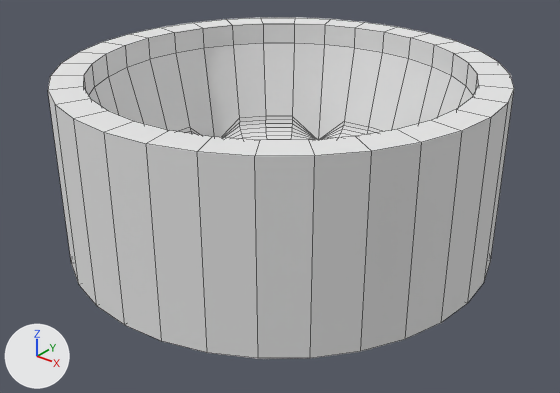
The OBJ model models/Wheel.obj: old version first, new version second.
Rendered twice from a 50 mm lens placed at (66.5, -32.8, 17.6), pointed at (41.0, -0.9, -2.2). The lights are fixed; the arrows at lower left show +X, +Y and +Z. Mesh edges are drawn as thin lines. Where no turn or scale is listed for an object, it has been applied to the vertices.
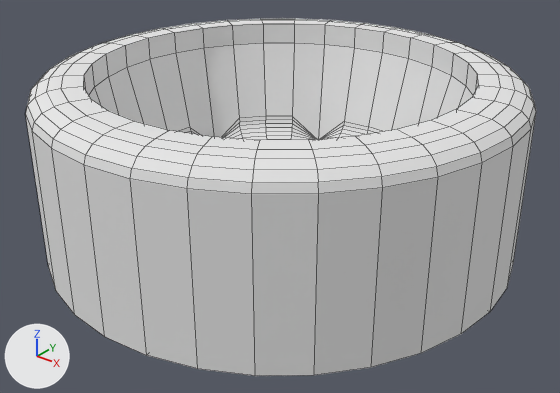
What differs and where, as boxes [x1, y1, x2, y2] in the pictures (560 x 393 px):
'Cylinder', reshaped (10% wider)
    before: [48, 17, 514, 359]
    after: [25, 18, 536, 376]
part 1 of me_cylinder, built on
    before: [48, 90, 514, 359]
    after: [25, 18, 536, 376]

Edits to the bpy script that builds the scene:
```text
Change me_cylinder:
    used by ob_cylinder; location = (0.0, 0.0, 0.0)
    remove me_cylinder.from_pydata(...)  # 640 vertices, 640 faces; spans x 27.8..52.8, y -12.5..12.5, z -5.1..5.2
    add me_cylinder.from_pydata(...)  # 768 vertices, 768 faces; spans x 26.6..54.1, y -13.7..13.7, z -5.1..5.2
    me_cylinder part 1
    32 faces are deleted
    64 vertices move from x 27.8..52.8, y -12.5..12.5, z -5.1..5.2 to x 26.6..54.1, y -13.7..13.7, z -5.1..5.2
    96 vertices are added at x 26.7..53.9, y -13.6..13.6, z 4.5..5.1
    32 new vertices lie (0.0, 0.0, 9.2) away from vertices in x 27.8..52.8, y -12.5..12.5, z -5.1
    160 new faces join them
```
